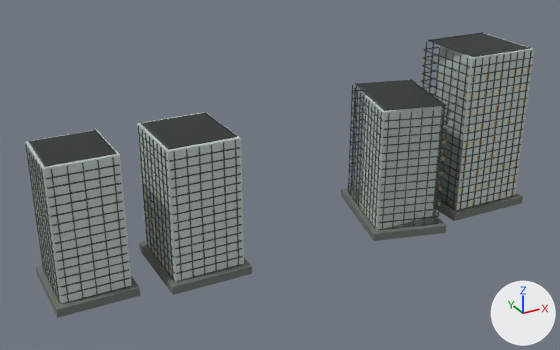
Renders of the Blender file landmarks/assets/venture-neighbors.blend from each side of a commit.
Camera for both pictures: a camera (50 mm lens) standing at (-262.0, -450.0, 278.0) and looking at (-15.0, 0.0, 53.0). Every picture has the same lights, and +X, +Y and +Z are marked at lower right. The older version comes first.

Objects in the first picture: 'envelope', 'fins', 'floor_bands', 'parapet', 'podium', 'roof_deck' and 1 more.
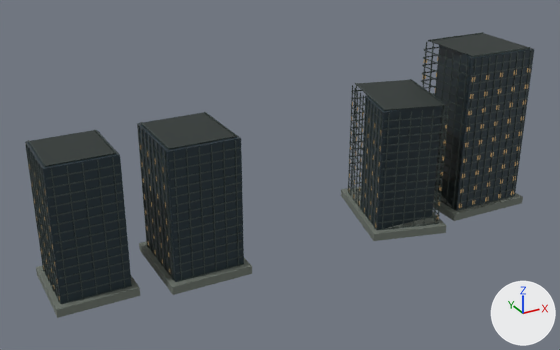
Edits to the bpy script that builds the scene:
```text
Change mat_glass:
    mat_glass.base_color: (0.558, 0.631, 0.604) -> (0.0176, 0.0343, 0.0452)  # light grey #c5d0cc -> dark blue #24343c
```

Boxes (x1, y1, x2, y2) around the edits, measured in the pictures (560 x 350 px):
'envelope', recoloured (darker): (25, 33, 534, 304) in both
